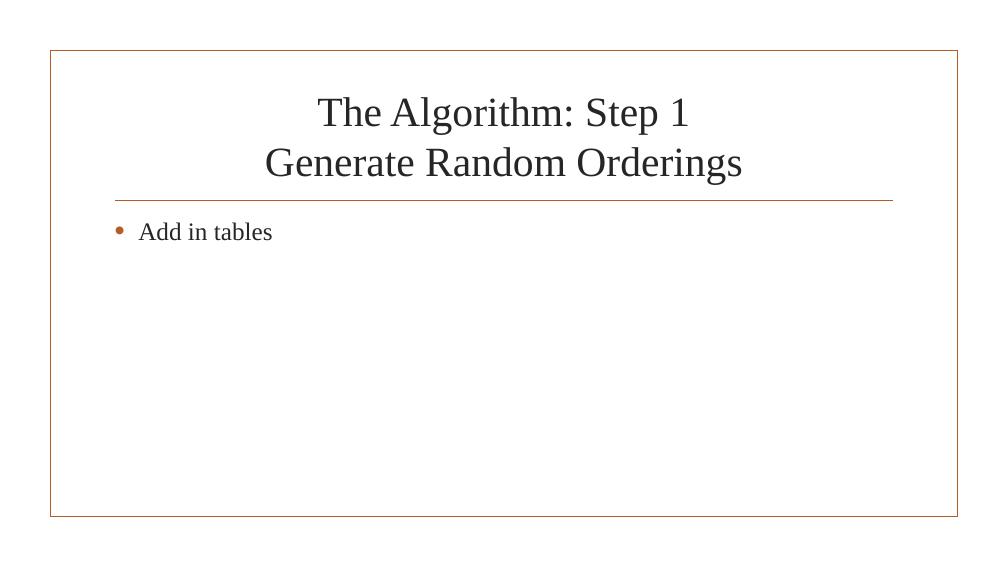
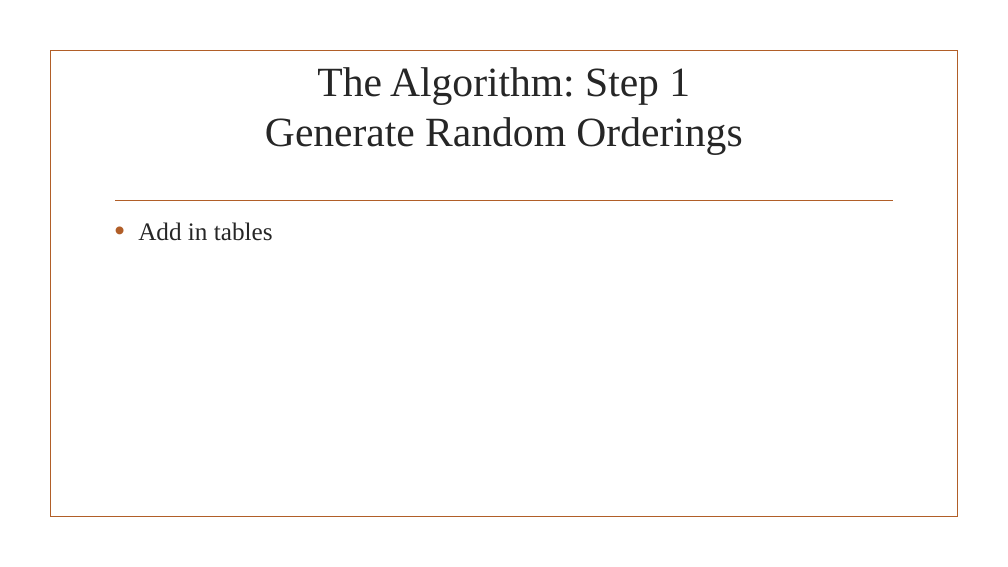
Before and after one commit to JaniR13/AdvAlgoProject, a slide deck: slide 11 of PowerpointSlides/The Flexible Job Shop Scheduling Algorithm.pptx (slide 10 before the commit). Drawn at 1008x567 pixels with LibreOffice and Linux fonts; fonts in the diff are those of the drawing; background and template pictures are left out. Boxes give left, top, right and bottom in pixels: in the first picture for what was removed or moved away, otherwise in the second. Text is boxed around its words. In the diff, an @@ line names an element or a change of style, - is before the commit and + after.

```diff
--- a/PowerpointSlides/The Flexible Job Shop Scheduling Algorithm.pptx
+++ b/PowerpointSlides/The Flexible Job Shop Scheduling Algorithm.pptx
@@ title "The Algorithm: Step 1 Generate ...": place and size @@
-title "The Algorithm: Step 1 Generate ..." at <box>265,97,742,185</box>
+title "The Algorithm: Step 1 Generate ..." at <box>265,67,742,154</box>
```
Also in this commit, not shown: 5 other slides changed, 5 slides added, 1 other file.
